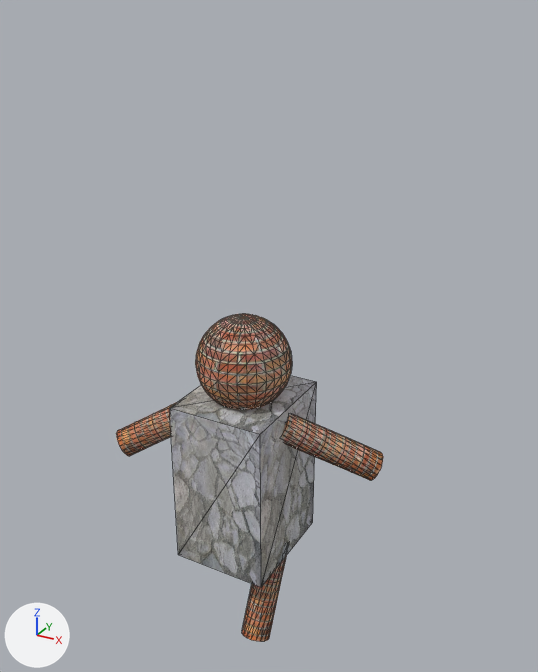
The FBX model Game/Assets/modelData/Player.FBX: old version first, new version second.
Rendered twice from a 50 mm camera at (0.504, -0.843, 0.934) aimed at (0.022, 0.034, 0.495). Every picture has the same lights, and +X, +Y and +Z are marked at lower left. Mesh edges are drawn as thin lines. Where no turn or scale is listed for an object, it has been applied to the vertices.
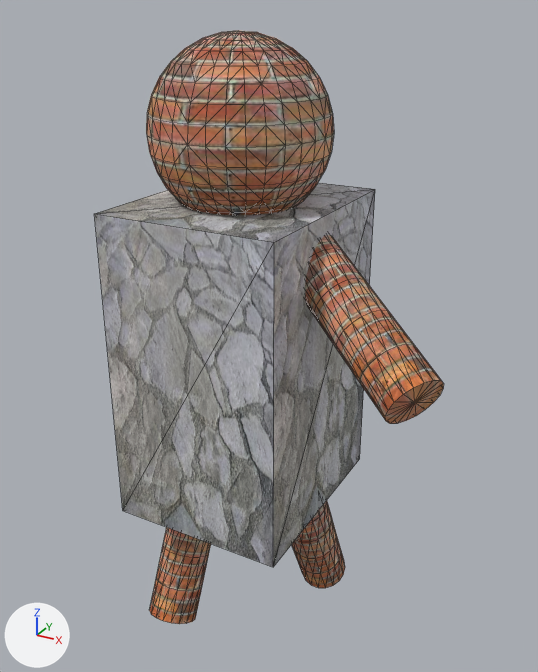
Where the newer file only moved an object's origin or applied its transform, the numbers keep the older frame.

Changed parts and their boxes (x1, y1, x2, y2) in the pictures (538 x 672 px):
'Box001', moved, turned: before (170, 375, 317, 587); after (94, 183, 375, 567)
'Sphere001', moved, turned: before (195, 314, 292, 409); after (146, 30, 334, 215)
'Cylinder001', mesh turned: before (282, 414, 383, 480); after (305, 234, 444, 424)
'Cylinder004', mesh turned: before (242, 555, 287, 642); after (292, 501, 345, 588)
'Cylinder003', mesh turned (not visible before): after (149, 528, 211, 624)
'Cylinder002', unchanged, covered by the edit: before (117, 402, 177, 456)

The change in detail:
me_mesh_003 has 110 vertices, 216 faces and spans x -0.022..0.022, y -0.08..0.027, z -0.137..0.025.
me_mesh_003 is used by ob_cylinder004; location (0.053, -0.007, 0.15).
me_mesh_003 part 1: the whole mesh is turned 50 degrees about the x axis through its middle and scaled by 1.71, then moved by (0.035, 0.087, 0.066).
me_mesh_002 has 110 vertices, 216 faces and spans x -0.022..0.022, y -0.027..0.08, z -0.137..0.025.
me_mesh_002 is used by ob_cylinder003; location (-0.047, 0.006, 0.149).
me_mesh_002 part 3: the whole mesh is turned -50 degrees about the x axis through its middle and scaled by 1.71, then moved by (-0.035, -0.077, 0.063).
me_mesh_001 has 110 vertices, 216 faces and spans x -0.024..0.126, y -0.031..0.081, z -0.085..0.026.
me_mesh_001 is used by ob_cylinder001; location (0.076, 0.004, 0.371).
me_mesh_001 part 2: the whole mesh is turned -90 degrees about the x axis through its middle and scaled by 1.71, then moved by (0.064, -0.09, 0.252).
In object 'Box001' (ob_box001), parent goes from ob_body to ob_body_1.
Object 'Box001' (ob_box001) moves from (0.603, -18.99, 0.255) to (0.787, -26.92, -0.11).
Object 'Box001' (ob_box001) turns from (-90, 0, 0) to (-90, 90, 0) degrees about x, y and z.
Object 'BODY' (ob_body_1) is new.
Its parent is ob_dummy.
Its location is (0.0459, 1.335, 51.91).
Its rotation in degrees is (90, 0, -90).
Object 'Dummy' (ob_dummy) is new.
Its location is (-0.000459, -0.00311, 0.0).
Its scale is (0.01, 0.01, 0.01).
